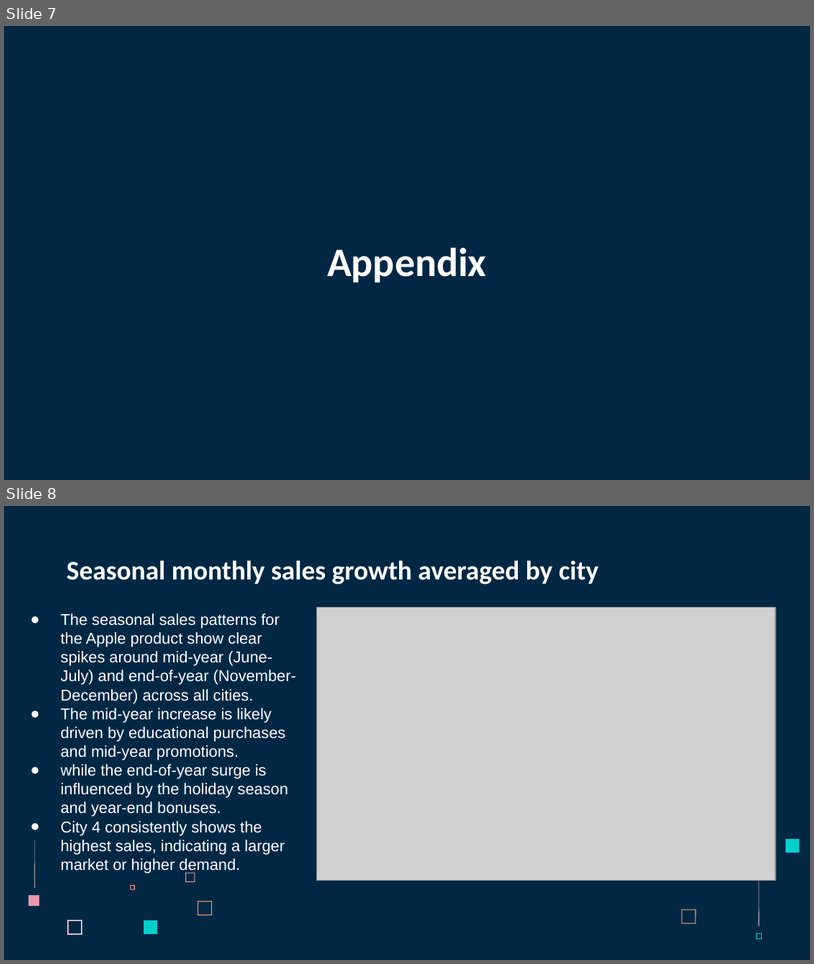
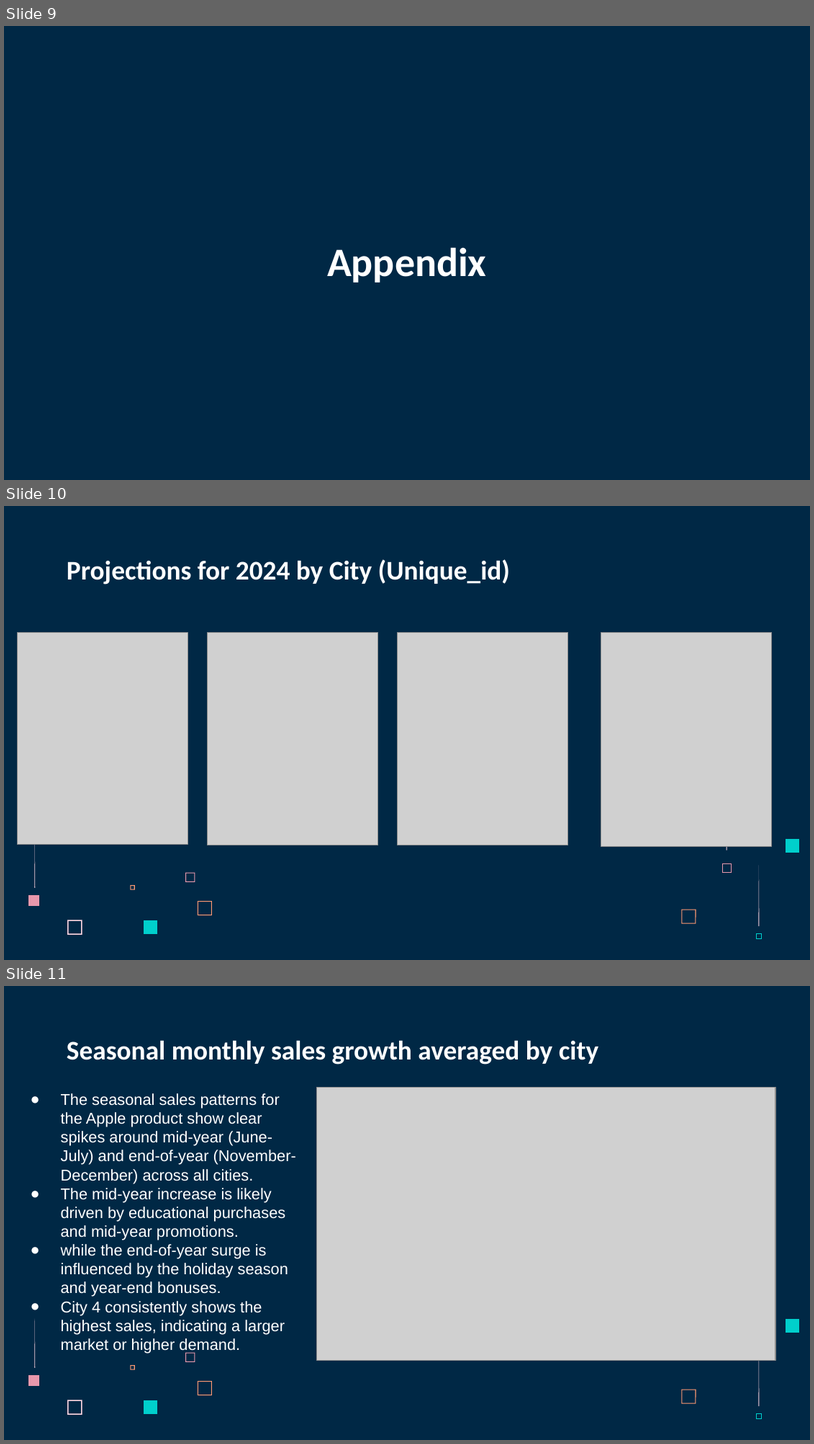
Before and after one commit to vamshi694/Apple_Case_Study, a slide deck: Data/Apple_Case_Study_Presentation_VAMSHI_MUGALA.pptx. Shown one above the other, each under a label of ours: slides 7 and 8 before the commit, slides 9, 10 and 11 after it. The pictures are 814x964 and 814x1444 pixels, drawn with LibreOffice and Linux fonts; fonts in the diff are those of the drawing; grey boxes stand for pictures. Boxes give left, top, right and bottom in pixels: in the first picture for what was removed or moved away, otherwise in the second. Text is boxed around its words. In the diff, an @@ line names an element or a change of style, - is before the commit and + after.

```diff
--- a/Data/Apple_Case_Study_Presentation_VAMSHI_MUGALA.pptx
+++ b/Data/Apple_Case_Study_Presentation_VAMSHI_MUGALA.pptx
@@ slide 10 added at [4,506,810,960], background #002845; not listed: 11 template elements that a slide beside it also shows @@
@@ title added at [67,559,510,584], 24 pt, text #FFFFFF, bold @@
+Projections for 2024 by City (Unique_id)
@@ picture added at [17,633,188,844] @@
@@ picture added at [207,632,378,844] @@
@@ picture added at [398,632,568,844] @@
@@ picture added at [602,632,772,846] @@
@@ freeform shape added at [727,771,728,850], fill #FFD6E1 @@
@@ freeform shape added at [723,863,731,872], outline #E898AC 0.23 pt @@
@@ what was slide 7 is now slide 9 @@
@@ what was slide 8 is now slide 11 @@
```
Also in this commit, not shown: 3 slides changed, 2 other slides added, 1 slide removed, 1 other file.
